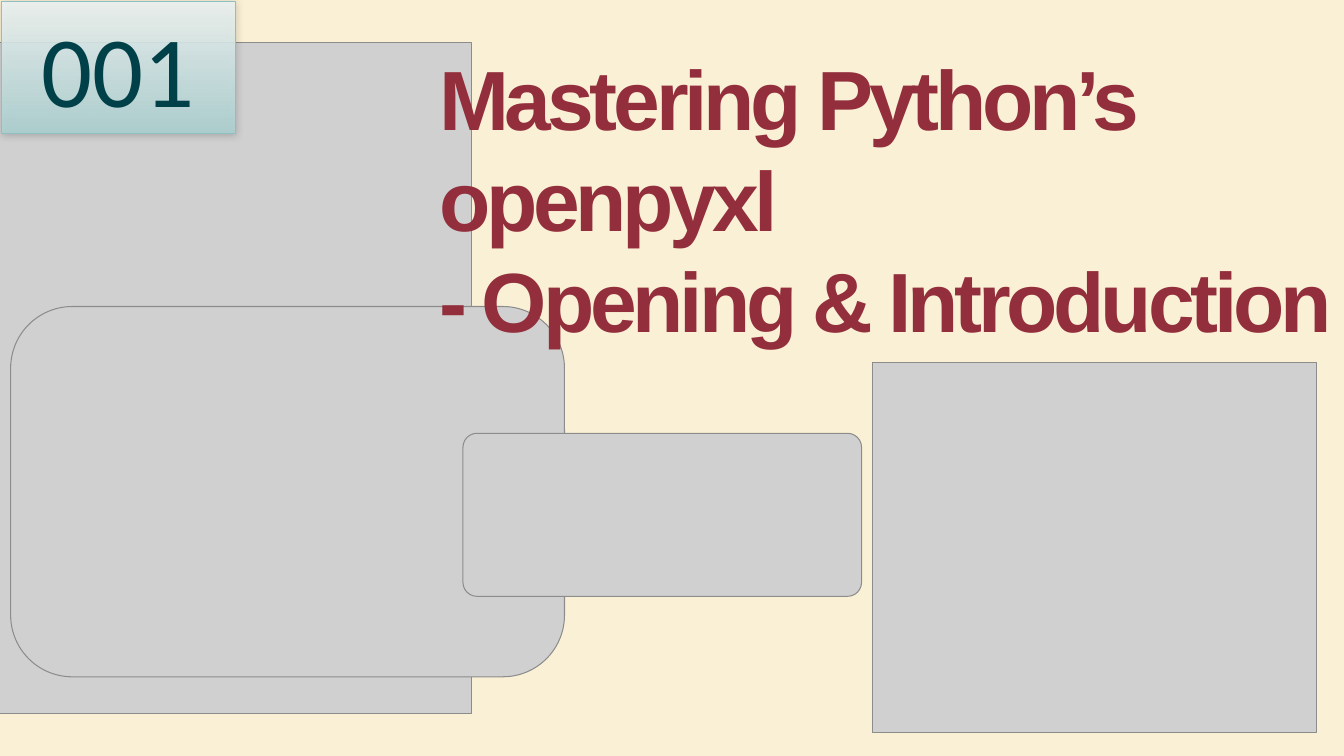
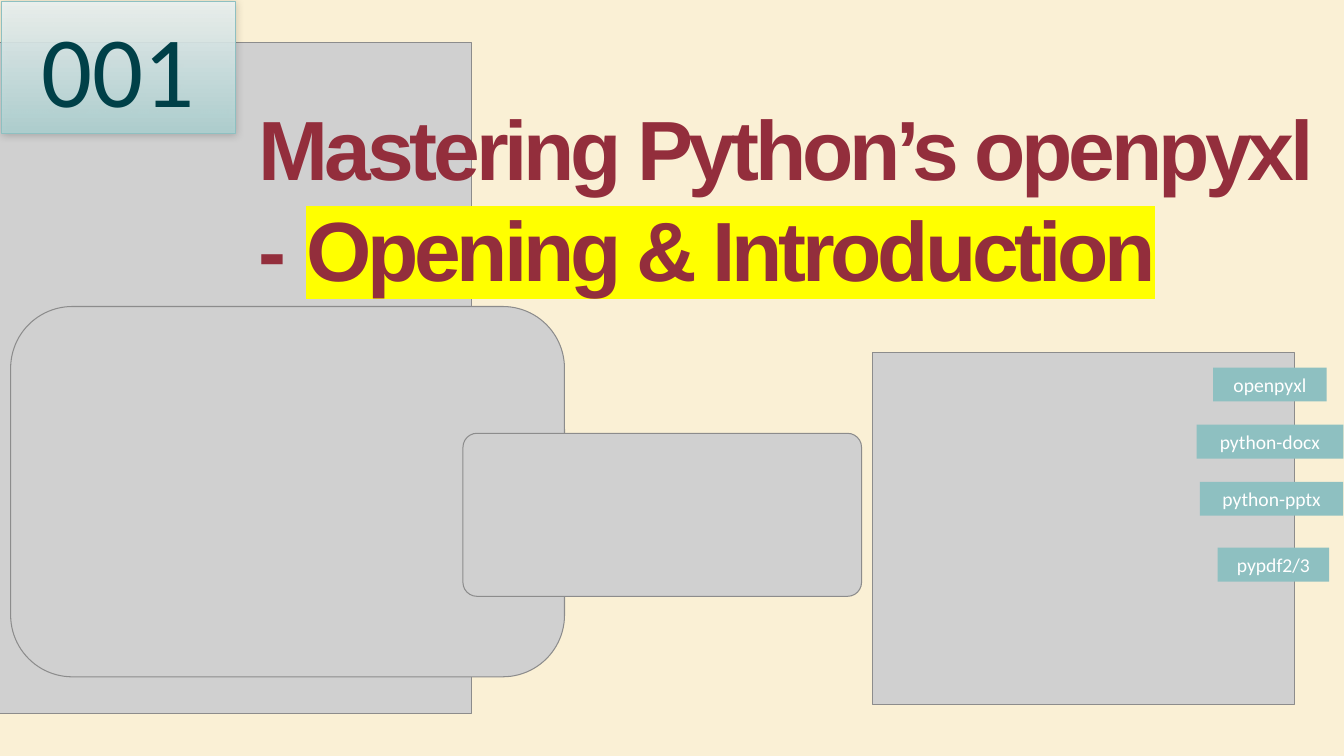
Before and after one commit to yasenstar/python, a slide deck: slide 1 of openpyxl/Mastering_Python’s_openpyxl.pptx. Drawn at 1344x756 pixels with LibreOffice and Linux fonts; fonts in the diff are those of the drawing; grey boxes stand for pictures; background and template pictures are left out. Boxes give left, top, right and bottom in pixels: in the first picture for what was removed or moved away, otherwise in the second. Text is boxed around its words. In the diff, an @@ line names an element or a change of style, - is before the commit and + after.

```diff
--- a/openpyxl/Mastering_Python’s_openpyxl.pptx
+++ b/openpyxl/Mastering_Python’s_openpyxl.pptx
@@ title "Mastering Python’s openpyxl - Opening ...": place and size @@
-title "Mastering Python’s openpyxl - Opening ..." at (439,63,1332,347)
+title "Mastering Python’s openpyxl - Opening ..." at (259,114,1313,297)
@@ title "Mastering Python’s openpyxl - Opening ..." at (259,114,1313,297): highlight none to #FFFF00 in "Opening & Introduction" @@
@@ picture: place and size @@
-picture at (873,362,1318,732)
+picture at (873,353,1296,705)
@@ group added at (1197,368,1344,582): 4 rectangles @@
+openpyxl
+python-docx
+python-pptx
+pypdf2/3
```
Also in this commit, not shown: 2 other slides changed, 1 slide added, 1 other file.
